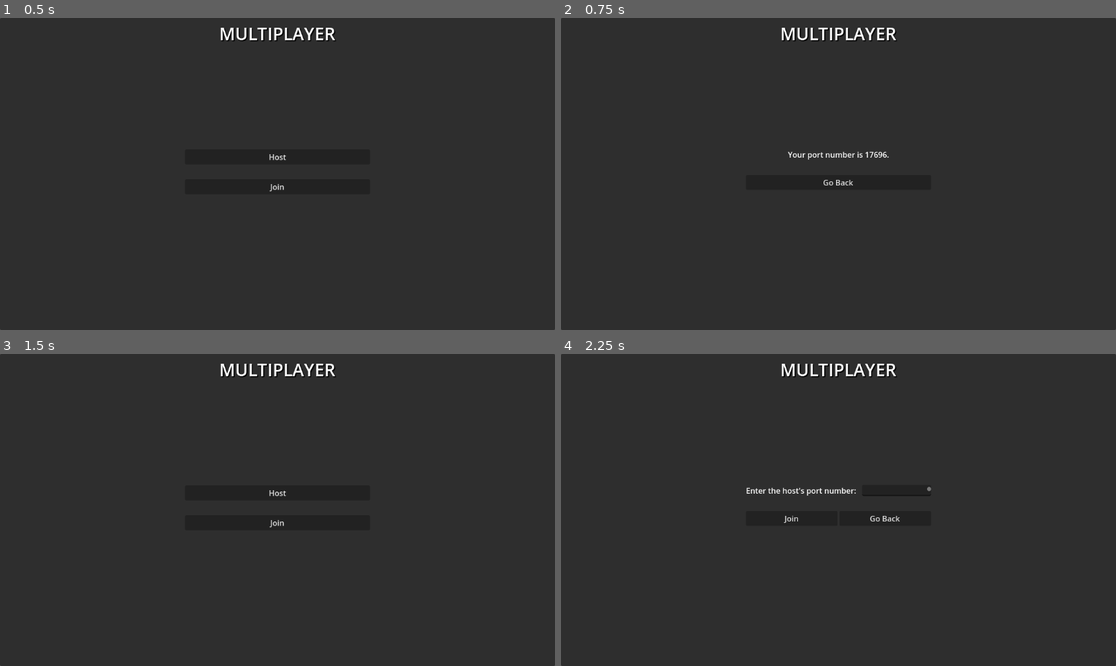
Above: before the commit, frames 1-4 (two rows, left to right).
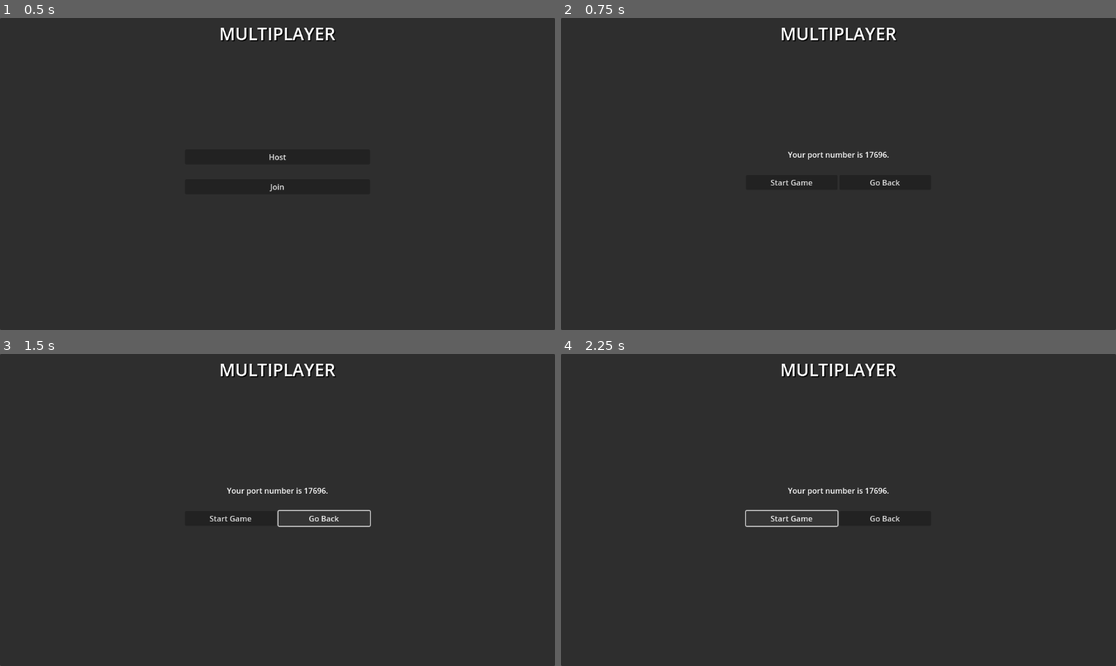
Above: after the commit, the same moments.

Repository: TrentonBrunston/Project-Paw
Game: Godot game, scene res://scenes/multiplayer_screen.tscn
Two runs of this game, one before a commit and one after it. Both use one fixed random seed, a clock stepped at 60 frames per second and the inputs below. The project has no main scene, so this scene is started directly.
Inputs (mouse positions are in pixels of both pictures, inside the frame that each line leads up to):
- Up to frame 1 (0.5 s): no input
- Up to frame 2 (0.75 s): click "Host" at 0.5 s
- Up to frame 3 (1.5 s): click "Go Back" at 1.25 s
- Up to frame 4 (2.25 s): click (794, 519) at 2 s, where only the run after the commit has a clickable "Start Game"

Frame 1 is identical in both runs. In frame 2, 0.2% of the frame differs, in the area x 37-62%, y 51-54%; in frame 3, 0.5%; in frame 4, 0.6%, in the area x 33-67%, y 42-56%.
Error before the commit: Invalid access to property or key 'name' on a base object of type 'int'. (res://scripts/multiplayer_ui.gd:32)
Error after the commit: Trying to assign value of type 'OfflineMultiplayerPeer' to a variable of type 'ENetMultiplayerPeer'. (res://scripts/multiplayer_ui.gd:51)

Commit message:
Multiple players can now host/join each others' games

Diff:
--- a/scenes/multiplayer_screen.tscn
+++ b/scenes/multiplayer_screen.tscn
@@ -81,8 +81,17 @@
 [node name="SpaceBuffer2" type="Label" parent="HostContainer"]
 layout_mode = 2
 
-[node name="BackBtn" type="Button" parent="HostContainer"]
+[node name="HostBtnSuite" type="BoxContainer" parent="HostContainer"]
 layout_mode = 2
+
+[node name="StartBtn" type="Button" parent="HostContainer/HostBtnSuite"]
+layout_mode = 2
+size_flags_horizontal = 3
+text = "Start Game"
+
+[node name="BackBtn" type="Button" parent="HostContainer/HostBtnSuite"]
+layout_mode = 2
+size_flags_horizontal = 3
 text = "Go Back"
 
 [node name="JoinContainer" type="BoxContainer" parent="."]
@@ -132,7 +141,7 @@
 offset_bottom = 368.0
 vertical = true
 
-[node name="Label" type="Label" parent="UpdateContainer"]
+[node name="UpdateLabel" type="Label" parent="UpdateContainer"]
 layout_mode = 2
 text = "Joining session..."
 horizontal_alignment = 1
@@ -147,7 +156,7 @@
 
 [connection signal="pressed" from="MainContainer/HostBtn" to="." method="_on_host_btn_pressed"]
 [connection signal="pressed" from="MainContainer/JoinBtn" to="." method="_on_join_btn_pressed"]
-[connection signal="pressed" from="HostContainer/BackBtn" to="." method="_on_host_back_btn_pressed"]
+[connection signal="pressed" from="HostContainer/HostBtnSuite/BackBtn" to="." method="_on_host_back_btn_pressed"]
 [connection signal="text_changed" from="JoinContainer/PortContainer/EnterPortTextEdit" to="." method="_on_enter_port_text_edit_text_changed"]
 [connection signal="pressed" from="JoinContainer/JoinBtnSuite/JoinBtn" to="." method="_on_join_join_btn_pressed"]
 [connection signal="pressed" from="JoinContainer/JoinBtnSuite/BackBtn" to="." method="_on_join_back_btn_pressed"]
--- a/scripts/multiplayer_ui.gd
+++ b/scripts/multiplayer_ui.gd
@@ -11,12 +11,15 @@
 
 @onready var isHost: bool = false;
 @onready var ipAddress: String = "127.0.0.1";
+@onready var messageStack: Array[Control] = [];
 
 func _ready() -> void:
 	multiplayer.peer_connected.connect(onPlayerConnected);
 	multiplayer.peer_disconnected.connect(onPlayerDisconnected);
+
 	multiplayer.connected_to_server.connect(onServerConnected);
 	multiplayer.connection_failed.connect(onServerConnectionFailed);
+	multiplayer.server_disconnected.connect(onServerDisconnected);
 
 	port = GenerateRandomPort();
 	$HostContainer/PortLabel.set_deferred("text", "Your port number is %d." % port);
@@ -29,7 +32,7 @@
 	peer = ENetMultiplayerPeer.new();
 	var error = peer.create_server(port, maxPlayers)
 	if error != OK:
-		print("Cannot host: " + error.name);
+		print("Cannot host: %d" % error);
 		return;
 	peer.get_host().compress(ENetConnection.COMPRESS_RANGE_CODER);
 
@@ -44,6 +47,13 @@
 
 func _on_host_back_btn_pressed() -> void:
 	isHost = false;
+
+	peer = multiplayer.get_multiplayer_peer();
+	peer.disconnect_peer(1);
+	peer.close();
+
+	port = GenerateRandomPort();
+	$HostContainer/PortLabel.set_deferred("text", "Your port number is %d." % port);
 	DisplayMainMenu();
 	#disconnect_multiplayer.emit();
 
@@ -68,6 +78,8 @@
 	else:
 		DisplayJoinMenu();
 
+	var peerId = multiplayer.multiplayer_peer.get_unique_id();
+	multiplayer.multiplayer_peer.disconnect_peer(peerId);
 	#disconnect_multiplayer.emit();
 
 
@@ -75,26 +87,38 @@
 	port = int($JoinContainer/PortContainer/EnterPortTextEdit.text);
 
 
+@rpc("any_peer", "call_local")
+func StartGame() -> void:
+	pass
+	# TODO load the main game scene
+
+
 func onPlayerConnected(id: int) -> void:
 	print("Connected player %d" % id);
-	# TODO push update message to stack and update UI
+	AddPlayerToList(id);
 
 
 func onPlayerDisconnected(id: int) -> void:
 	print("Disconnected player %d" % id);
-	# TODO push update message to stack and update UI
+	RemovePlayerFromList(IndexOfPlayer(id));
 
 
 # called from client only
 func onServerConnected() -> void:
 	print("Connected to server!");
-	# TODO update UI with connection message
+	$UpdateContainer/UpdateLabel.text = "Session Found!";
 
 
 # called from client only
 func onServerConnectionFailed() -> void:
 	print("Failed to connect to server!");
-	# TODO update UI with connection failed message
+	$UpdateContainer/UpdateLabel.text = "Failed to join session!";
+
+
+# called from client only?
+func onServerDisconnected() -> void:
+	print("Disconnected from server!");
+	$UpdateContainer/UpdateLabel.text = "Disconnected from session!";
 
 
 func DisplayMainMenu() -> void:
@@ -127,3 +151,28 @@
 
 func GenerateRandomPort() -> int:
 	return randi_range(0, 65536);
+
+
+func AddPlayerToList(id: int) -> void:
+	var offsetY = 20 * (messageStack.size() + 1); # Offset the new label to prevent overlapping
+	var playerLabel = $HostContainer/SpaceBuffer2.duplicate();
+	playerLabel.text = "Player %d has joined!" % id;
+	playerLabel.name = "Player%dLabel" % id;
+	playerLabel.position = Vector2($HostContainer/SpaceBuffer2.position.x, $HostContainer/SpaceBuffer2.position.y - offsetY);
+	$HostContainer.add_child(playerLabel);
+	messageStack.append(playerLabel);
+
+
+func RemovePlayerFromList(index: int) -> void:
+	if index == -1:
+		return;
+
+	$HostContainer.remove_child(messageStack[index]);
+	messageStack.remove_at(index);
+
+
+func IndexOfPlayer(id: int) -> int:
+	for i in range(messageStack.size()):
+		if messageStack[i].name == "Player%dLabel" % id:
+			return i;
+	return -1;
